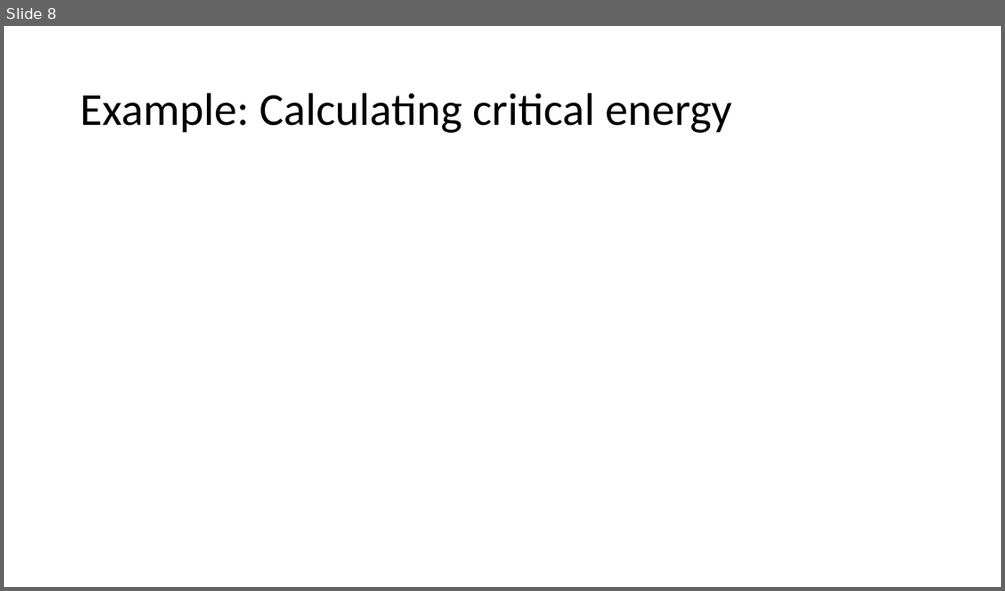
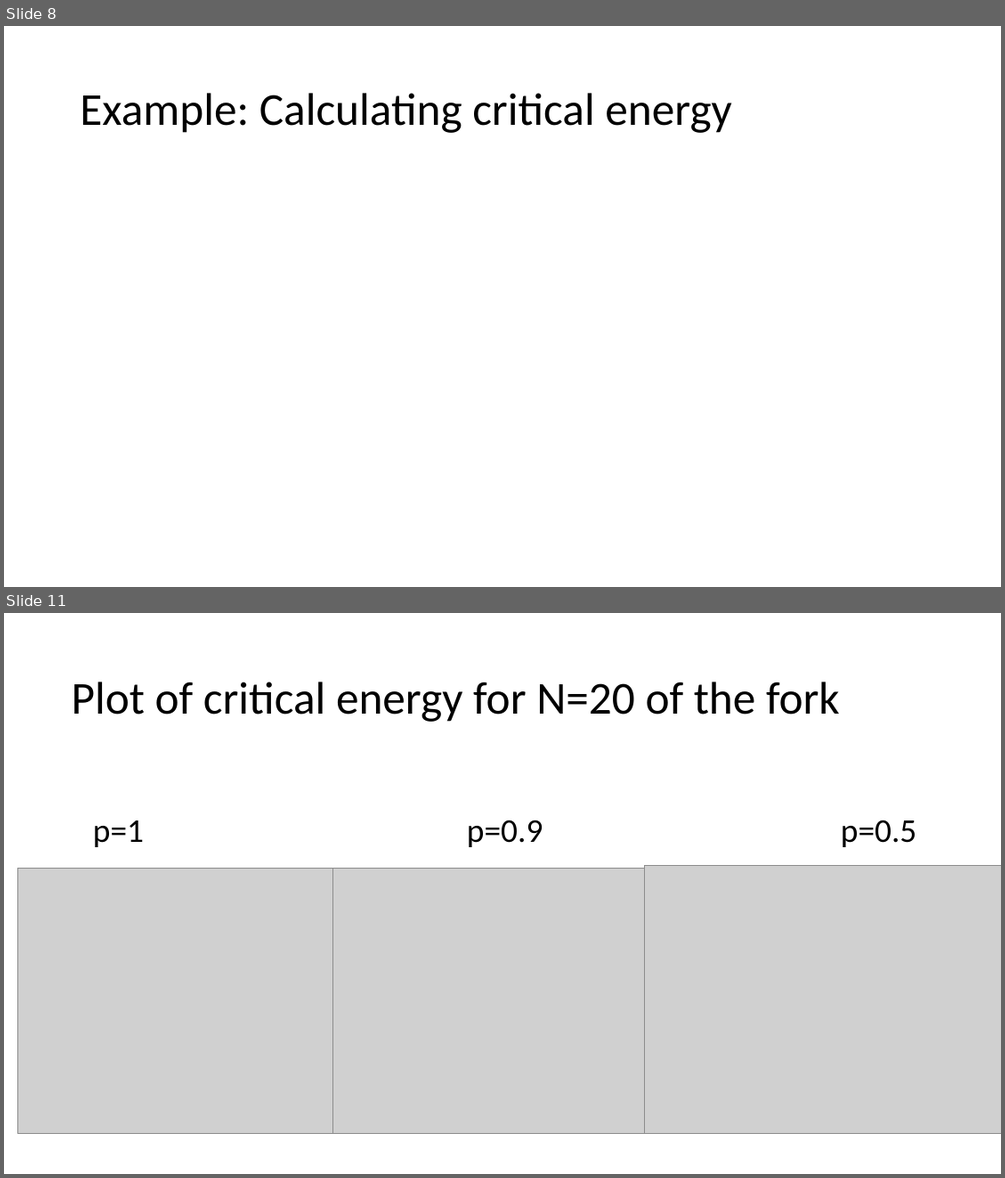
Before and after one commit to fpancald/Final-POL, a slide deck: FinalPPT.pptx. Shown one above the other, each under a label of ours: slide 8 before the commit, slides 8 and 11 after it; the slides between them are not shown. The pictures are 1005x591 and 1005x1178 pixels, drawn with LibreOffice and Linux fonts; fonts in the diff are those of the drawing; grey boxes stand for pictures. Boxes give left, top, right and bottom in pixels: in the first picture for what was removed or moved away, otherwise in the second. Text is boxed around its words. In the diff, an @@ line names an element or a change of style, - is before the commit and + after.

```diff
--- a/FinalPPT.pptx
+++ b/FinalPPT.pptx
@@ slide 11 added at box(4, 613, 1001, 1174), background #FFFFFF @@
@@ title added at box(72, 682, 840, 722), 44 pt, text #000000 @@
+Plot of critical energy for N=20 of the fork
@@ text added at box(93, 819, 916, 847), 32 pt, text #000000 @@
+p=1 p=0.9 p=0.5
@@ picture added at box(17, 868, 371, 1134) @@
@@ picture added at box(333, 868, 686, 1134) @@
@@ picture added at box(645, 866, 1001, 1134) @@
```
Also in this commit, not shown: 2 slides changed, 8 other slides added, 6 slides removed, 1 other file.
